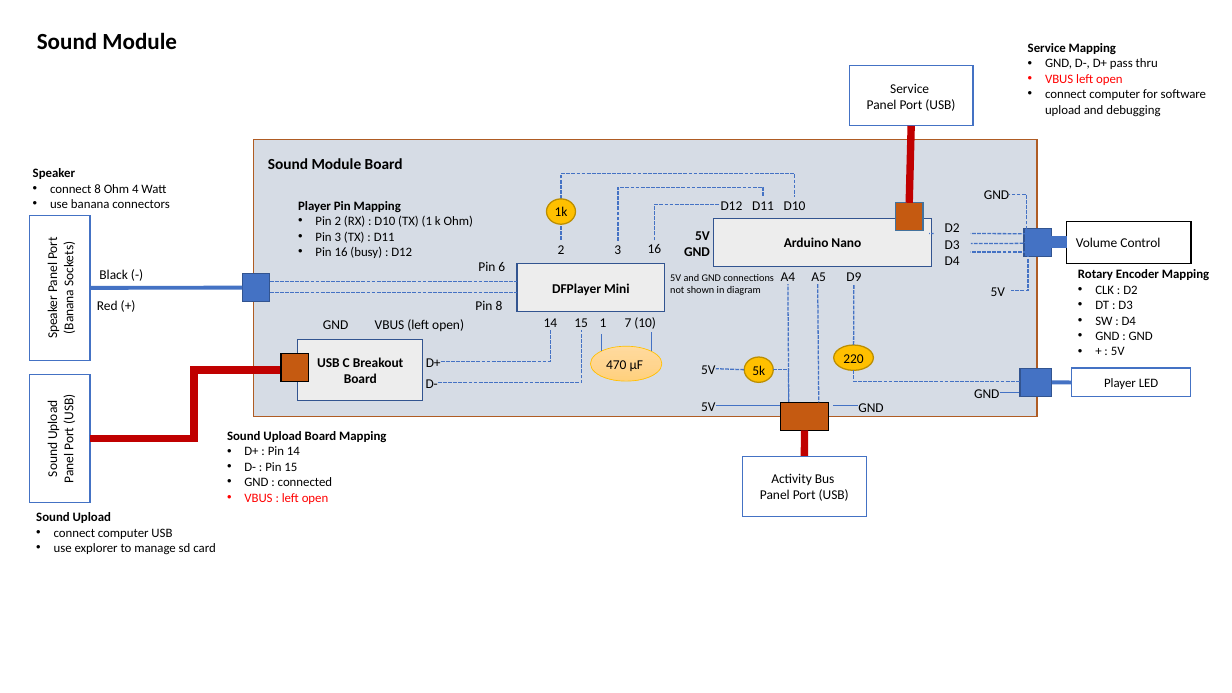
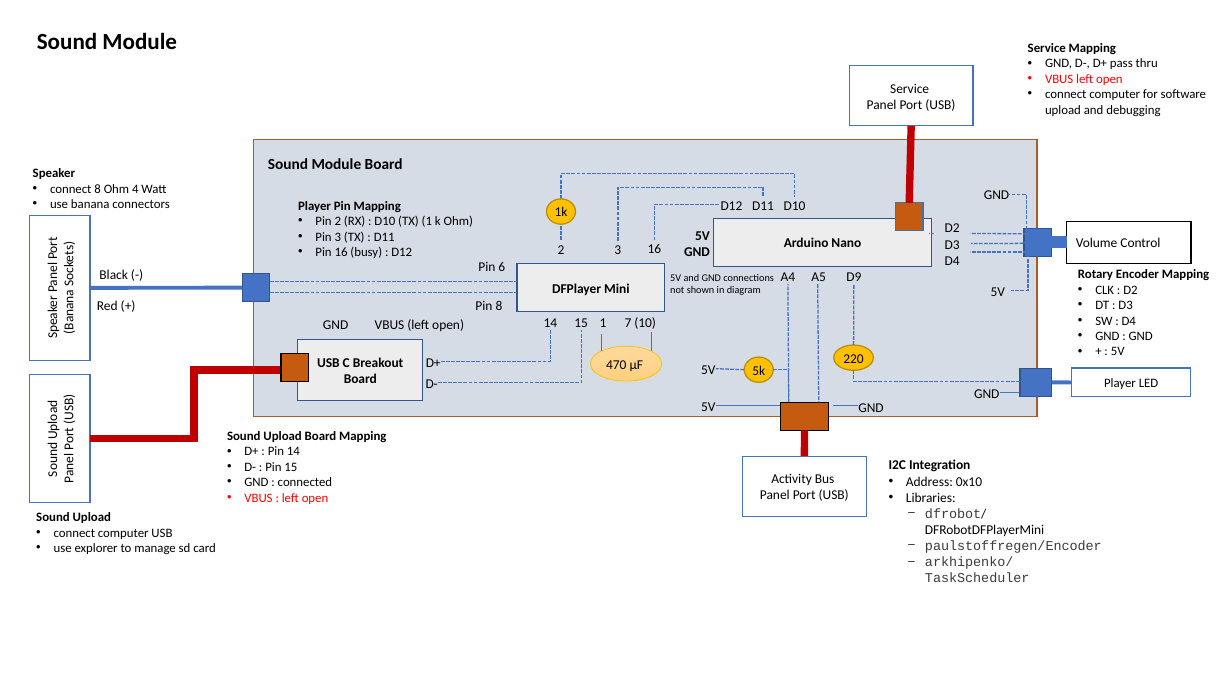
Before and after one commit to jeskes/activityboard, a slide deck: slide 14 of Activityboard.pptx (slide 10 before the commit). Drawn at 1232x693 pixels with LibreOffice and Linux fonts; fonts in the diff are those of the drawing. Boxes give left, top, right and bottom in pixels: in the first picture for what was removed or moved away, otherwise in the second. Text is boxed around its words. In the diff, an @@ line names an element or a change of style, - is before the commit and + after.

Commit message:
add esp32 platform and draft of display module

```diff
--- a/Activityboard.pptx
+++ b/Activityboard.pptx
@@ text added at (889, 459, 1102, 569), 10.5 pt, text #000000 @@
+I2C Integration
+• Address: 0x10
+• Libraries:
+  − dfrobot/DFRobotDFPlayerMini
+  − paulstoffregen/Encoder
+  − arkhipenko/TaskScheduler
```
Also in this commit, not shown: 3 other slides changed, 8 slides added, 4 slides removed, 24 other files.
